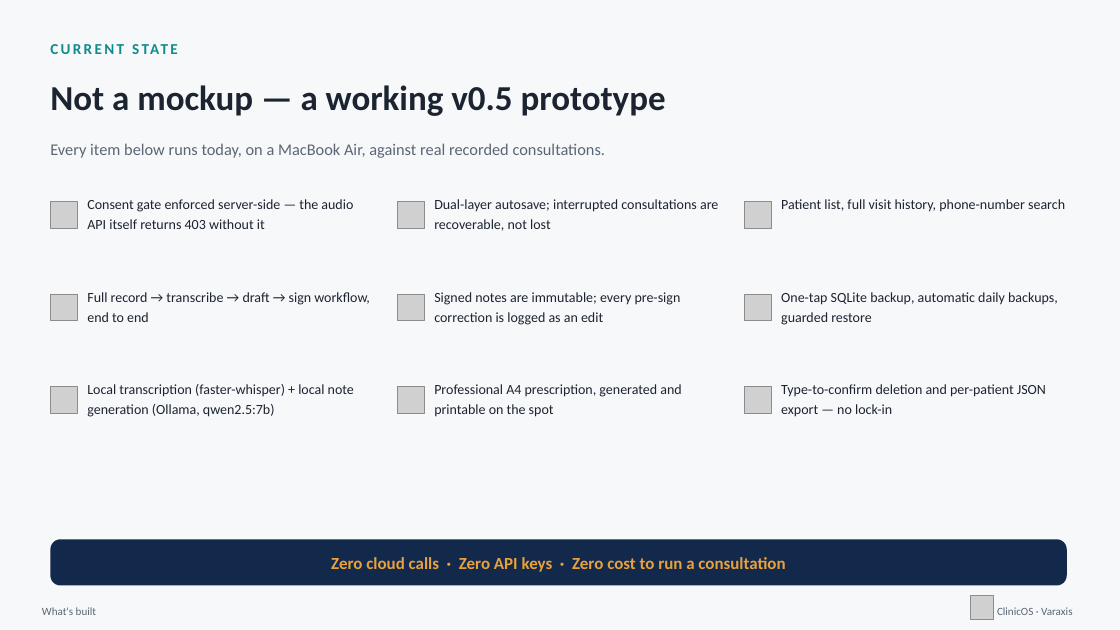
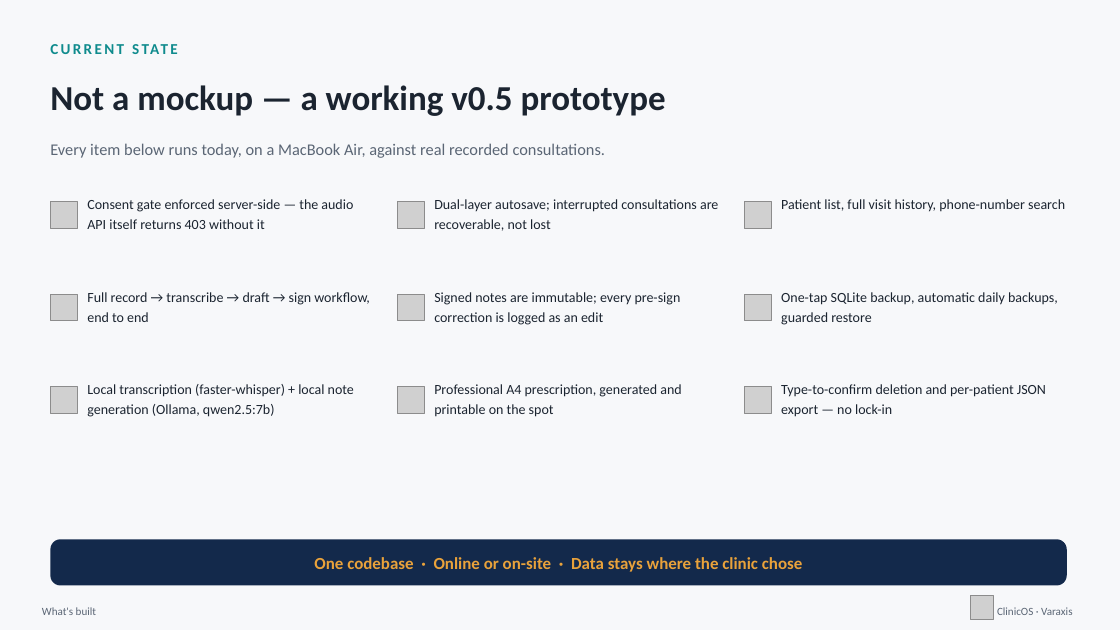
Before and after one commit to realishaanseal/clinicos, a slide deck: slide 4 of artifacts/ClinicOS_Hackathon_Deck.pptx. Drawn at 1120x630 pixels with LibreOffice and Linux fonts; fonts in the diff are those of the drawing; grey boxes stand for pictures. Boxes give left, top, right and bottom in pixels: in the first picture for what was removed or moved away, otherwise in the second. Text is boxed around its words. In the diff, an @@ line names an element or a change of style, - is before the commit and + after.

```diff
--- a/artifacts/ClinicOS_Hackathon_Deck.pptx
+++ b/artifacts/ClinicOS_Hackathon_Deck.pptx
@@ text at box(314, 557, 803, 572): text changed @@
-Zero cloud calls · Zero API keys · Zero cost to run a consultation
+One codebase · Online or on-site · Data stays where the clinic chose
```
Also in this commit, not shown: 6 other slides changed, 10 other files.
